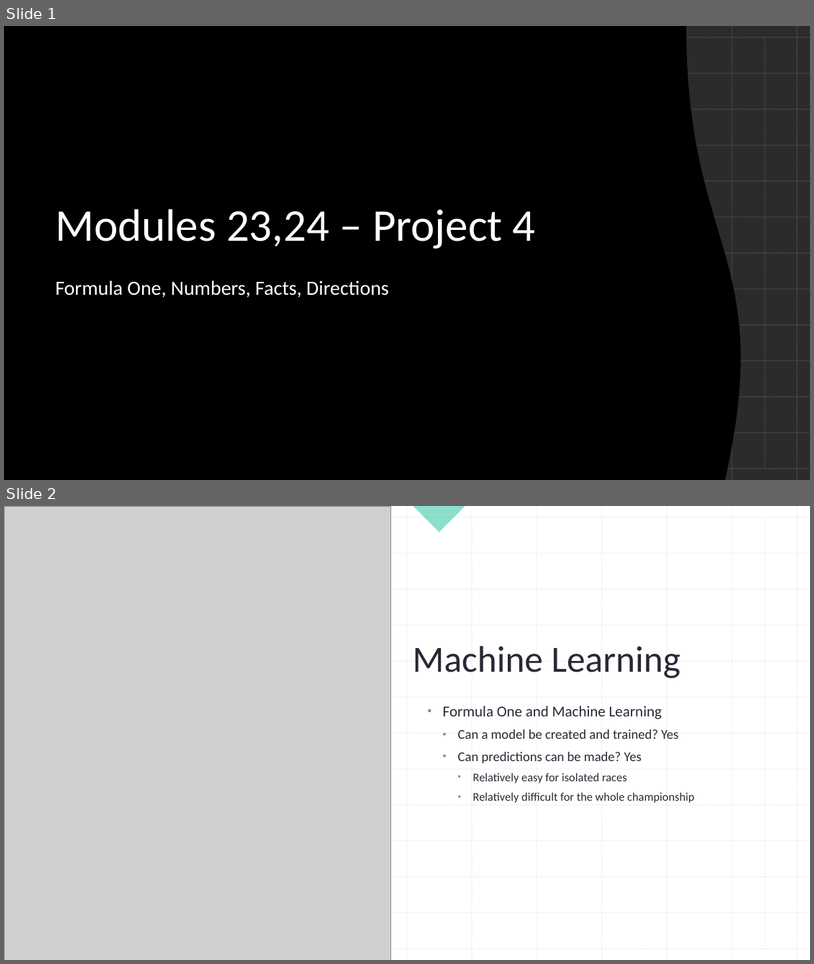
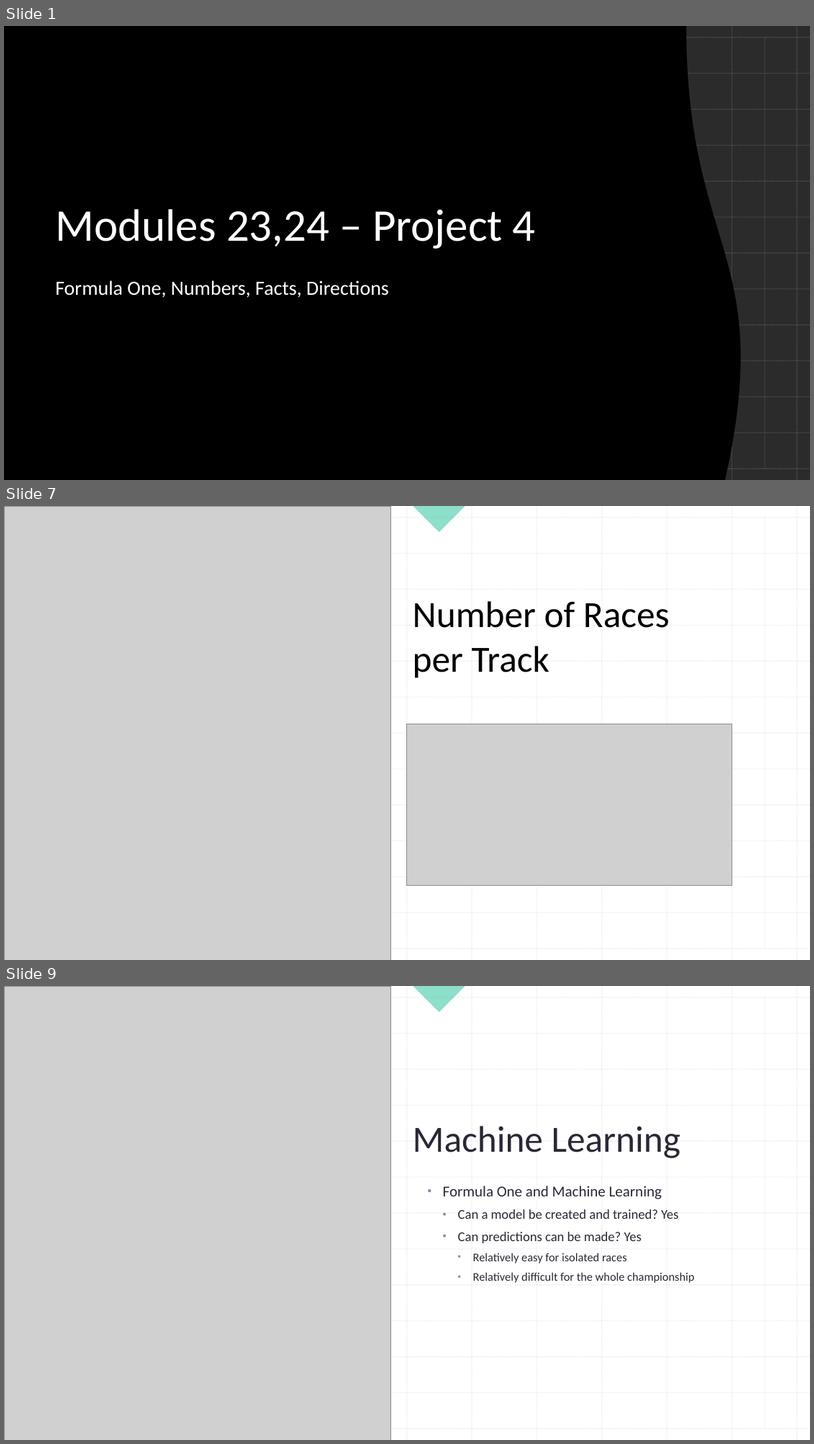
Before and after one commit to joseeneas/RB_Module_24_Project_04, a slide deck: Documents/Project 4 - Group 3 - ML .pptx. Shown one above the other, each under a label of ours: slides 1 and 2 before the commit, slides 1, 7 and 9 after it; the slides between them are not shown. The pictures are 814x964 and 814x1444 pixels, drawn with LibreOffice and Linux fonts; fonts in the diff are those of the drawing; grey boxes stand for pictures; background and template pictures are left out; a plain dark background stands for a picture behind light text. Boxes give left, top, right and bottom in pixels: in the first picture for what was removed or moved away, otherwise in the second. Text is boxed around its words. In the diff, an @@ line names an element or a change of style, - is before the commit and + after.

```diff
--- a/Documents/Project 4 - Group 3 - ML .pptx
+++ b/Documents/Project 4 - Group 3 - ML .pptx
@@ slide 7 added at <box>4,506,810,960</box>, background #FFFFFF; not listed: 27 template elements that a slide beside it also shows @@
@@ rectangle added at <box>4,506,810,960</box>, fill #FFFFFF @@
@@ picture added at <box>4,506,391,960</box> @@
@@ right triangle added at <box>413,506,466,532</box>, fill #1EBE9B at 50% opacity @@
@@ group added at <box>4,506,810,960</box>: 27 lines @@
@@ title added at <box>413,601,670,678</box>, 44 pt, text #000000 @@
+Number of Races per Track
@@ picture added at <box>407,723,733,885</box> @@
@@ what was slide 2 is now slide 9 @@
```
Also in this commit, not shown: 6 other slides added, 1 other file.
